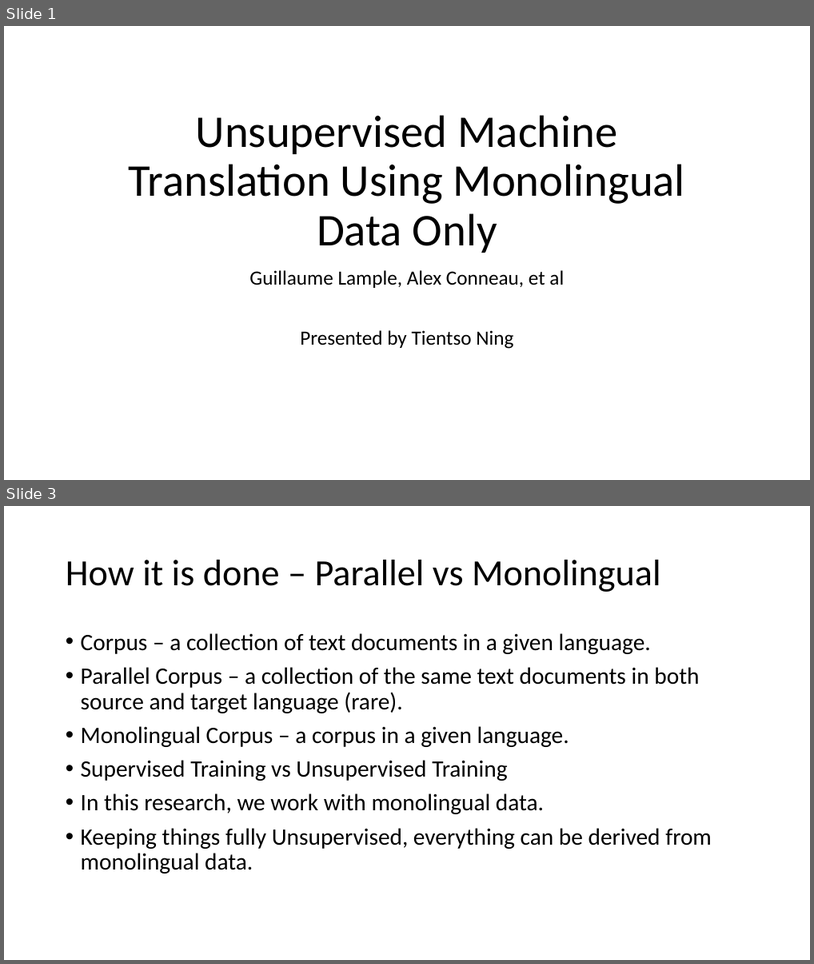
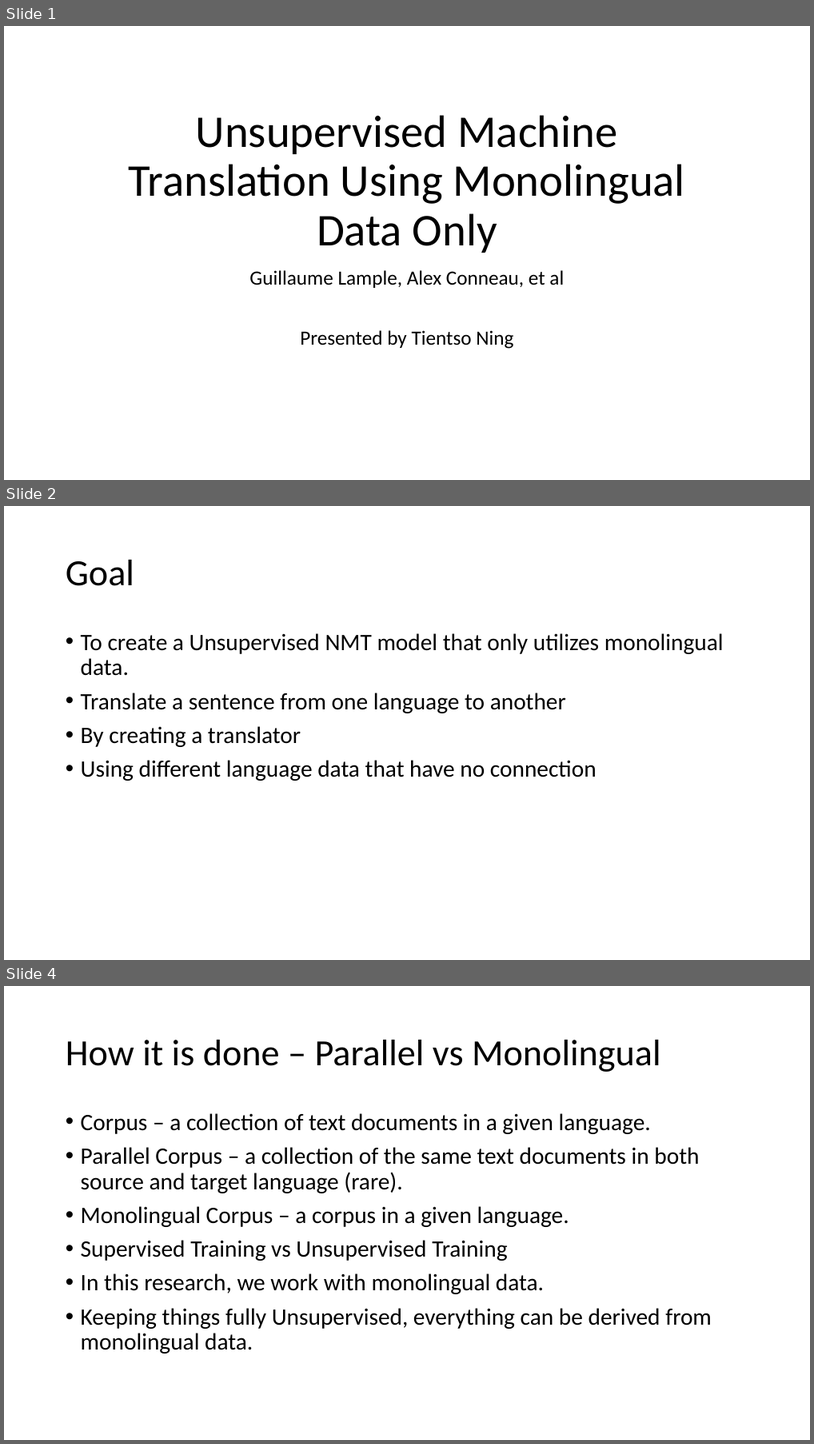
Before and after one commit to kensekense/unige, a slide deck: research_design/assignment1/Presentation_Ning_Tien-Tso.pptx. Shown one above the other, each under a label of ours: slides 1 and 3 before the commit, slides 1, 2 and 4 after it; the slides between them are not shown. The pictures are 814x964 and 814x1444 pixels, drawn with LibreOffice and Linux fonts; fonts in the diff are those of the drawing. Boxes give left, top, right and bottom in pixels: in the first picture for what was removed or moved away, otherwise in the second. Text is boxed around its words. In the diff, an @@ line names an element or a change of style, - is before the commit and + after.

```diff
--- a/research_design/assignment1/Presentation_Ning_Tien-Tso.pptx
+++ b/research_design/assignment1/Presentation_Ning_Tien-Tso.pptx
@@ slide 2 added at [4, 506, 810, 960], background #FFFFFF @@
@@ title added at [66, 560, 134, 586], 44 pt, text #000000 @@
+Goal
@@ text added at [81, 633, 724, 780], 28 pt, text #000000 @@
+• To create a Unsupervised NMT model that only utilizes monolingual data.
+• Translate a sentence from one language to another
+• By creating a translator
+• Using different language data that have no connection
@@ what was slide 3 is now slide 4 @@
```
Also in this commit, not shown: 10 slides changed, 4 other slides added, 2 slides removed, 1 other file.
